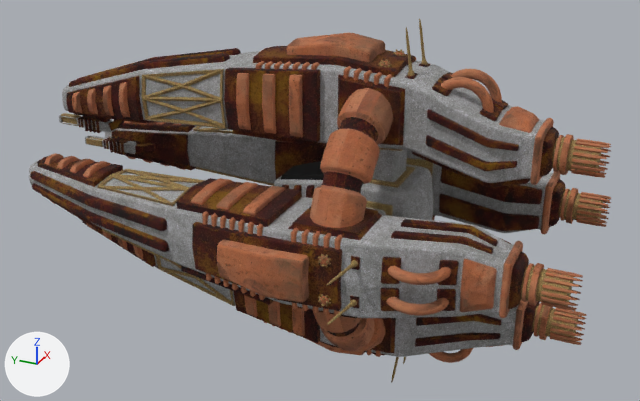
Two versions of the Blender file Models/incipias_ship_redesign/Nimbus_final.blend, one commit apart.
Before and after are seen from a camera (50 mm lens) standing at (-20.16, -7.28, 10.0) and looking at (0.19, 1.87, -0.17). Arrows for +X, +Y and +Z are at lower left; the lights stay in place.
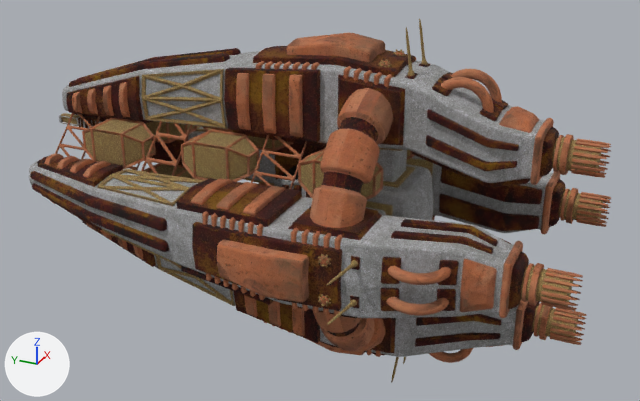
Pixel boxes (x1, y1, x2, y2) of what changed, in the pictures (640 x 401 px):
'Cube.032', added: after (85, 119, 194, 179)
'Cube.030', added: after (183, 130, 289, 180)
'Cube.031', added: after (181, 129, 293, 186)
'Cube.033', added: after (82, 118, 197, 236)
'Cube.034', added: after (301, 150, 410, 197)
'Cube.029', added: after (141, 120, 230, 176)
'Cube.027', added: after (251, 135, 307, 189)
'Cube.035', added: after (298, 148, 415, 200)
'Cube.028', added: after (55, 113, 141, 170)
'Cube.026', unchanged, covered by the edit: before (59, 113, 156, 155); after (59, 113, 156, 150)

What changed in the scene script:
```text
Add ob_cube_035:
    ob_cube_035 = bpy.data.objects.new('Cube.035', me_cube_035)  # 88 vertices, 112 faces; spans x -1.93..-0.87, y -0.44..1.64, z 0.87..1.93; modifiers BEVEL, ARRAY
    ob_cube_035.location = (0.0, 0.0, 0.0)
Add ob_cube_034:
    ob_cube_034 = bpy.data.objects.new('Cube.034', me_cube_034)  # 16 vertices, 14 faces; spans x -1.9..-0.9, y -0.4..1.6, z 0.9..1.9; modifiers BEVEL, ARRAY
    ob_cube_034.location = (0.0, 0.0, 0.0)
Add ob_cube_033:
    ob_cube_033 = bpy.data.objects.new('Cube.033', me_cube_033)  # 88 vertices, 112 faces; spans x -1.63..-0.57, y 6.46..8.54, z 0.57..1.63; modifiers BEVEL, ARRAY
    ob_cube_033.location = (0.0, 0.0, 0.0)
Add ob_cube_032:
    ob_cube_032 = bpy.data.objects.new('Cube.032', me_cube_032)  # 16 vertices, 14 faces; spans x -1.6..-0.6, y 6.5..8.5, z 0.6..1.6; modifiers BEVEL, ARRAY
    ob_cube_032.location = (0.0, 0.0, 0.0)
Add ob_cube_031:
    ob_cube_031 = bpy.data.objects.new('Cube.031', me_cube_019)  # 88 vertices, 112 faces; spans x -1.83..-0.77, y 3.06..5.14, z 0.77..1.83; modifiers BEVEL, ARRAY
    ob_cube_031.location = (0.0, 0.0, 0.0)
Add ob_cube_030:
    ob_cube_030 = bpy.data.objects.new('Cube.030', me_cube_018)  # 16 vertices, 14 faces; spans x -1.8..-0.8, y 3.1..5.1, z 0.8..1.8; modifiers BEVEL, ARRAY
    ob_cube_030.location = (0.0, 0.0, 0.0)
Add ob_cube_029:
    ob_cube_029 = bpy.data.objects.new('Cube.029', me_cube_017)  # 34 vertices, 42 faces; spans x -2.08..-0.34, y 5.34..6.33, z 0.34..2.08; modifiers BEVEL, ARRAY
    ob_cube_029.location = (0.0, 0.0, 0.0)
Add ob_cube_028:
    ob_cube_028 = bpy.data.objects.new('Cube.028', me_cube_016)  # 34 vertices, 42 faces; spans x -1.622..-0.271, y 8.629..9.588, z 0.271..1.622; modifiers BEVEL, ARRAY
    ob_cube_028.location = (0.0, 0.0, 0.0)
Add ob_cube_027:
    ob_cube_027 = bpy.data.objects.new('Cube.027', me_cube_004)  # 34 vertices, 42 faces; spans x -2.077..-0.696, y 1.773..2.903, z 0.696..2.077; modifiers BEVEL, ARRAY
    ob_cube_027.location = (0.0, 0.0, 0.0)
```
